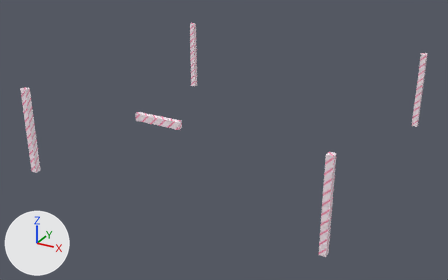
The glTF model assets/Models/accent-skin-4.glb, before and after one commit.
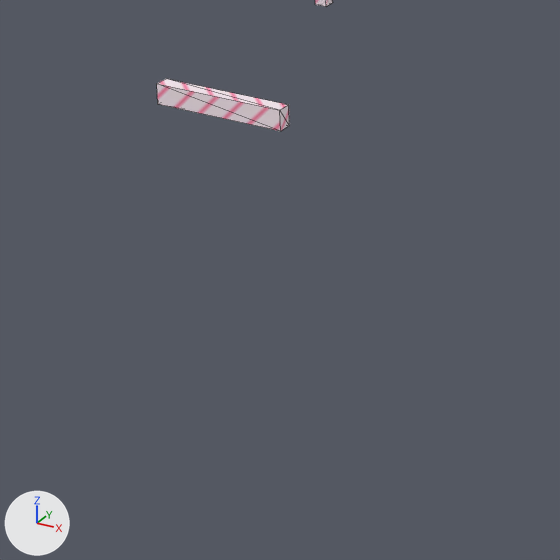
Each version appears first whole from a 50 mm lens placed at (12.99, -25.36, 12.82), pointed at (-0.44, -0.94, 0.61), and next in a close-up on the part from 18% to 62% of the width and 30% to 100% of the height. Every picture has the same lights, and +X, +Y and +Z are marked at lower left. The first two pictures are the older version. The close-ups show mesh edges as thin lines. Vertices at exactly the same position are counted once.

The first close-up shows 'accent-skin-4'.
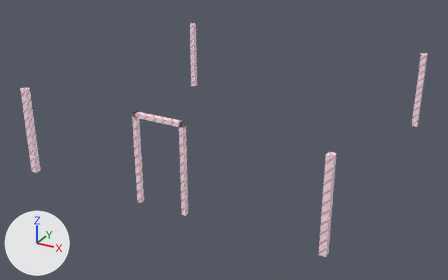
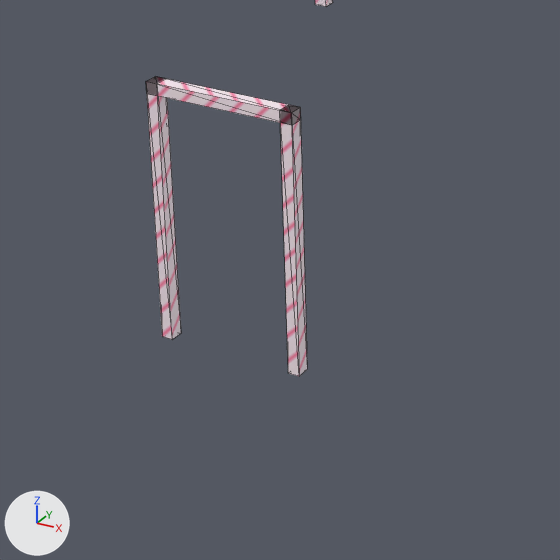
Changed parts and their boxes (x1, y1, x2, y2) in the close-ups (560 x 560 px):
'accent-skin-4', reshaped
    before: (157, 0, 333, 131)
    after: (146, 0, 333, 376)
part 1 of me_mesh_0, built on
    before: (157, 79, 289, 131)
    after: (146, 76, 307, 376)

The edits, one by one:
me_mesh_0 is used by ob_accent_skin_4; location (0.0, 0.0, 0.0).
me_mesh_0 had 40 vertices, 60 faces and spanned x -7.14..7.14, y -7.14..7.14, z 0.0..4.0.
me_mesh_0 now has 52 vertices, 84 faces and spans x -7.14..7.14, y -7.14..7.14, z 0.0..4.0.
Part 1, on me_mesh_0:
4 vertices are removed from x -1.0..1.0, y -7.11..-6.89, z 3.7.
12 faces are deleted.
16 vertices are added at x -1.18..1.18, y -7.11..-6.89, z 0.0..4.0.
36 new faces join them.
